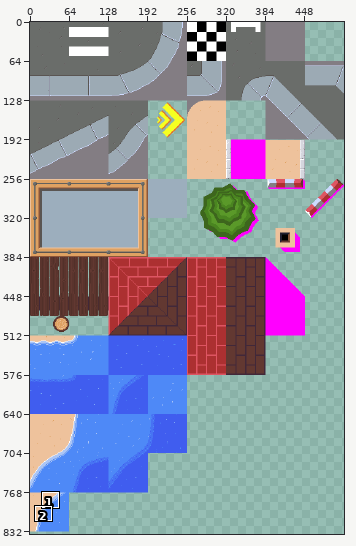
A pixel-art file gets an edit: core/assets-src/maps/city.ase. Above, an overview of the earlier version with the close-up marked.
Close-up. Before the edit:
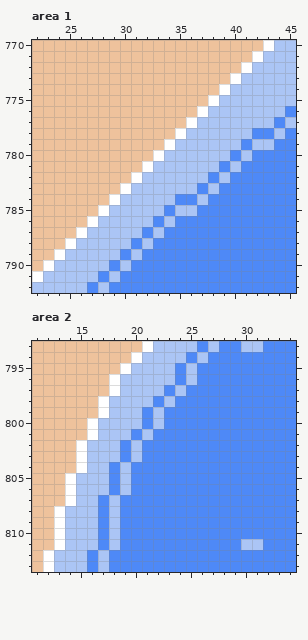
512x896 pixels, 1 frame. Shown: area 1: x 22..45, y 770..792; area 2: x 11..34, y 793..813. The wide view leaves out empty margins. The commit also changed other parts of the picture, which this record leaves out.
New version:
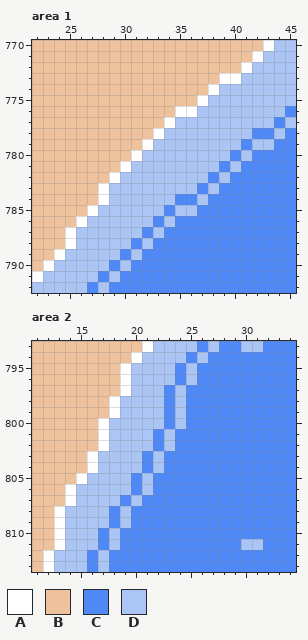
Palette (. is transparent): A #ffffff  B #eec29c  C #4e89f7  D #abc5f5
Changes in this commit:
Area 1, layer "Layer":
y 773: x 39 B -> A
y 774: x 38..39 BA -> AD
y 775: x 37..38 BA -> AD
y 776: x 35..37 BBA -> AAD
y 777: x 34..36 BBA -> ADD
y 778: x 33..35 BBA -> ADD
y 779: x 32..34 BBA -> ADD
y 780: x 31..33 BBA -> ADD
y 781: x 30..32 BBA -> ADD
y 782: x 29..31 BBA -> ADD
y 783: x 28..30 BBA -> ADD
y 784: x 28..29 BA -> AD
y 785: x 27..28 BA -> AD
y 786: x 26..27 BA -> AD
y 787: x 25..26 BA -> AD
Area 2, layer "Layer":
y 796..797: x 18..19 AD -> BA
y 798: x 17..18 AD -> BA; x 22..24 CDC -> DCD
y 799: x 17..18 AD -> BA; x 21 C -> D; x 24 C -> D
y 800: x 16..17 AD -> BA; x 21 C -> D; x 24 C -> D
y 801: x 16..17 AD -> BA; x 20 C -> D; x 23 C -> D
y 802: x 15..17 ADD -> BBA; x 19 C -> D; x 21 C -> D; x 23 C -> D
y 803: x 15..16 AD -> BA; x 19 C -> D; x 22 C -> D
y 804: x 15..16 AD -> BA; x 18 C -> D; x 20 C -> D; x 22 C -> D
y 805: x 14..15 AD -> BA; x 18 C -> D; x 21 C -> D
y 806: x 18 C -> D; x 21 C -> D
y 807: x 17 C -> D; x 20 C -> D
y 808..809: x 17..19 CDC -> DCD
Boxes around the changes in both close-ups, in picture pixels (x1, y1, x2, y2):
changed: (65, 73, 230, 238)
changed: (65, 374, 186, 528)
